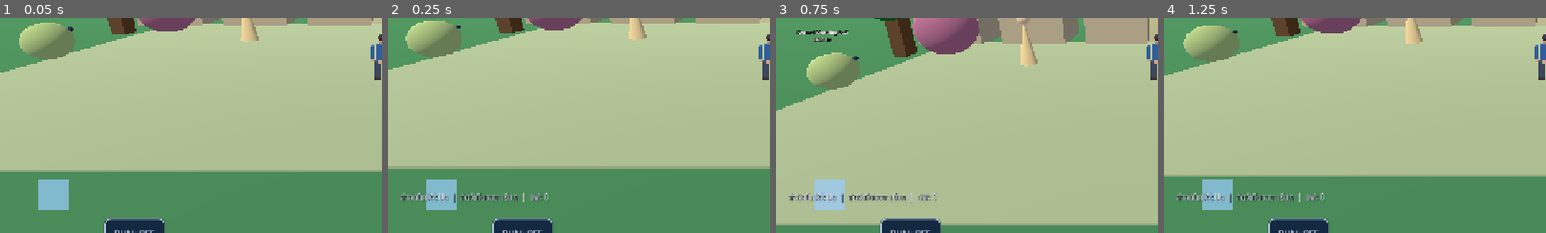
Above: before the commit, frames 1-4 (left to right).
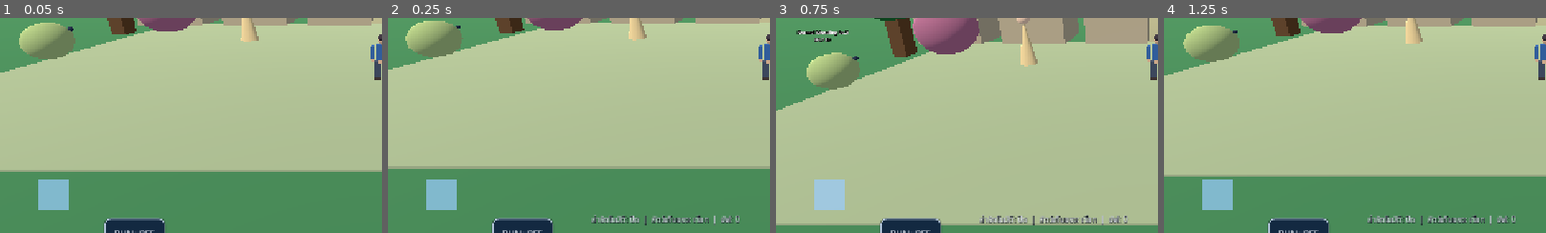
Above: after the commit, the same moments.

Repository: redfullmoon209-debug/NexTgenLeo
Game: Godot game, scene res://scenes/main.tscn
Two runs of this game, one before a commit and one after it. Both use one fixed random seed, a clock stepped at 60 frames per second and the inputs below.
Inputs:
- Up to frame 1 (0.05 s): no input
- Up to frame 2 (0.25 s): no input
- Up to frame 3 (0.75 s): click "JUMP" at 0.5 s
- Up to frame 4 (1.25 s): no input
The pictures show only the part of the screen within x 0-50%, y 44-94%; the shares and areas given below are measured in that part.

Frame 1 is identical in both runs. In frame 2, 1.7% of the frame differs, in the area x 3-92%, y 81-97%; in frame 3, 1.5%; in frame 4, 1.7%.

Commit message:
Move compact auto-hunt status strip away from mobile joystick

Diff:
--- a/scripts/gameplay.gd
+++ b/scripts/gameplay.gd
@@ -739,7 +739,8 @@
 	hud_quest_panel.position = Vector2(12, 175)
 	hud_target_panel.position = Vector2(maxf(342.0, (size.x - 350.0) * 0.5), 14)
 	notice.position = Vector2(maxf(340.0, size.x * 0.33), 108)
-	hud_state_label.position = Vector2(20, maxf(260.0, size.y - 115.0))
+	# Keep the auto-hunt/pet/buff indicator outside the lower-left joystick zone.
+	hud_state_label.position = Vector2(minf(340.0, maxf(220.0, size.x * 0.27)), maxf(260.0, size.y - 78.0))
 	map_display.position = Vector2(size.x - 175, 12)
 	if is_instance_valid(menu_toggle_button):
 		menu_toggle_button.position = Vector2(maxf(6.0, size.x - 243.0), 32.0)
